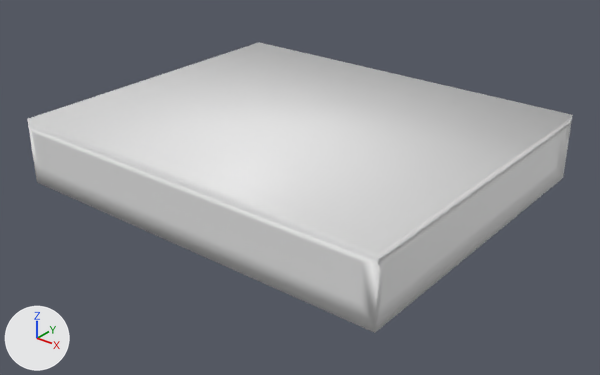
The FBX model bishrpg/Content/Objects/Building/building_floor03.fbx as it was, and as the next commit left it.
Rendered twice from a 50 mm camera at (6.97, -8.24, 5.29) aimed at (0.13, 0.29, 0.0). Every picture has the same lights, and +X, +Y and +Z are marked at lower left. Materials are left out; every surface is plain grey. Where no turn or scale is listed for an object, it has been applied to the vertices.

Objects in the first picture: 'building_floor03-5'.
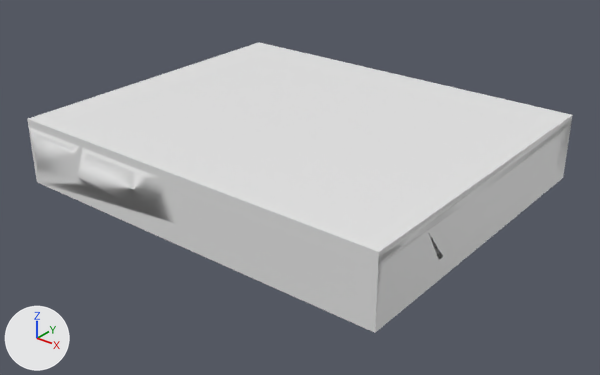
Where the newer file only moved an object's origin or applied its transform, the numbers keep the older frame.

Where the change shows, as pixel boxes (x1, y1, x2, y2) in the pictures (600 x 375 px; the box of a moved part takes in the faces that stretch with it):
part 1 of me_building_floor03_5, moved or reshaped (not visible before): after (27, 115, 573, 333)

Diff of the bpy script that builds the scene:
```diff
--- a/bishrpg/Content/Objects/Building/building_floor03.fbx.py
+++ b/bishrpg/Content/Objects/Building/building_floor03.fbx.py
@@ me_building_floor03_5 @@
 # used by ob_building_floor03_5; location = (0.0, 0.0, 0.0)
-me_building_floor03_5.from_pydata(...)  # 2420 vertices, 4756 faces; spans x -3.0..3.0, y -2.0..3.0, z 0.0..1.0
+me_building_floor03_5.from_pydata(...)  # 2436 vertices, 1470 faces; spans x -3.0..3.0, y -2.0..3.0, z 0.0..1.0
+# me_building_floor03_5 part 1: 205 vertices removed from x -2.3..2.3, y -1.2..2.5, z 0.3..0.9; 221 vertices added at x -3.0..3.0, y -2.0..2.9, z 0.0..0.9
+# me_building_floor03_5 part 2: the surface is now shaded flat
```
